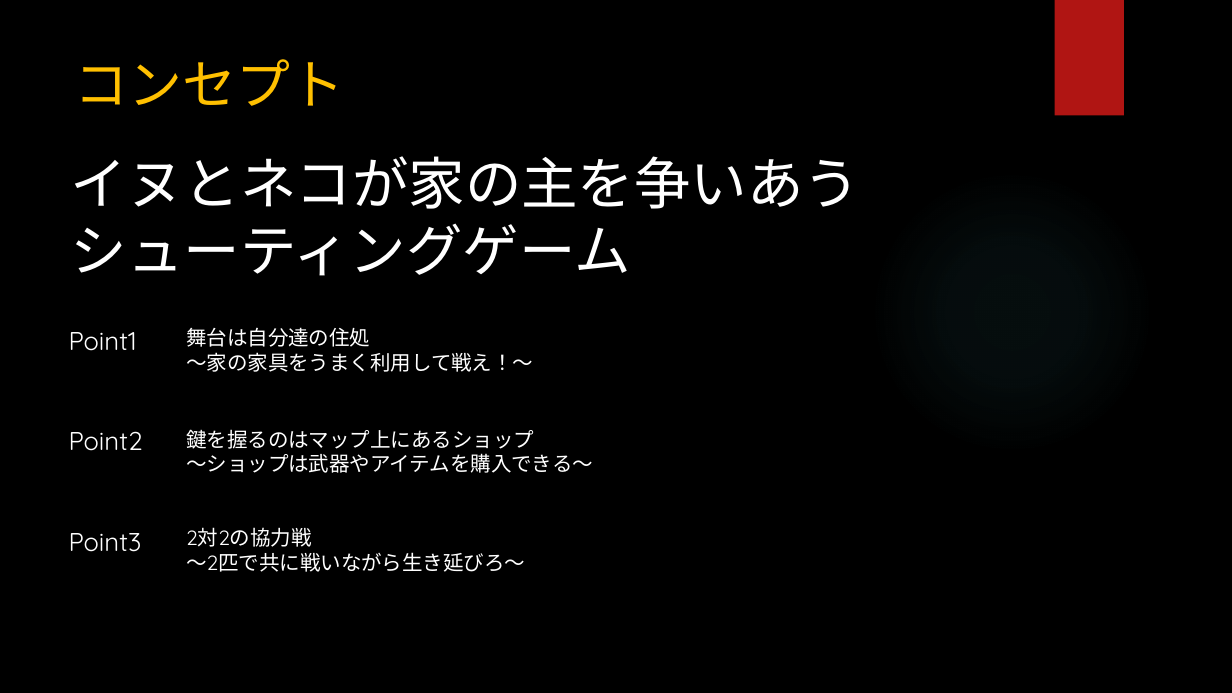
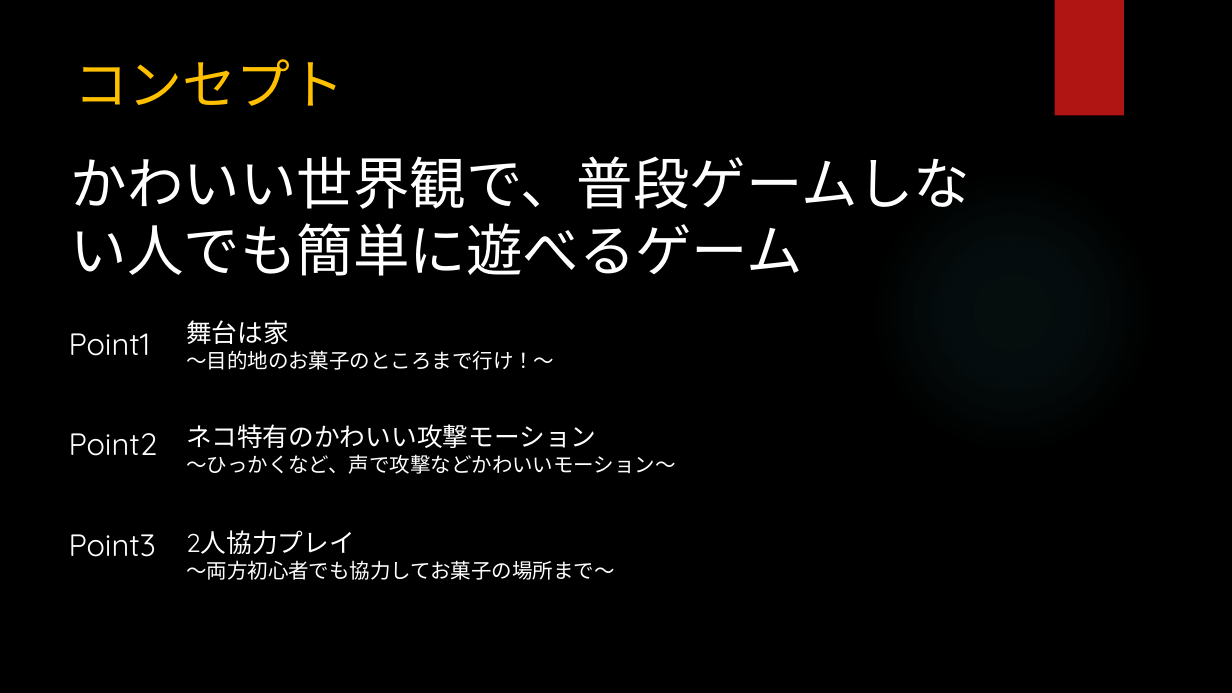
Before and after one commit to ayanokudo/okashi_222, a slide deck: slide 4 of schedule/チーム企画書.pptx (slide 3 before the commit). Drawn at 1232x693 pixels with LibreOffice and Linux fonts; fonts in the diff are those of the drawing; background and template pictures are left out. Boxes give left, top, right and bottom in pixels: in the first picture for what was removed or moved away, otherwise in the second. Text is boxed around its words. In the diff, an @@ line names an element or a change of style, - is before the commit and + after.

```diff
--- a/schedule/チーム企画書.pptx
+++ b/schedule/チーム企画書.pptx
@@ text at [71,156,970,276]: text changed @@
-イヌとネコが家の主を争いあうシューティングゲーム
+かわいい世界観で、普段ゲームしない人でも簡単に遊べるゲーム
@@ text at [186,320,554,370]: text changed @@
-舞台は自分達の住処
-～家の家具をうまく利用して戦え！～
+舞台は家
+～目的地のお菓子のところまで行け！～
@@ text at [186,424,676,474]: text changed @@
-鍵を握るのはマップ上にあるショップ
-～ショップは武器やアイテムを購入できる～
+ネコ特有のかわいい攻撃モーション
+～ひっかくなど、声で攻撃などかわいいモーション～
@@ size 20 to 24 pt in 3 elements at [69,333,150,356], [69,433,158,456], [69,534,156,557] @@
@@ text at [186,530,614,580]: text changed @@
-2対2の協力戦
-～2匹で共に戦いながら生き延びろ～
+2人協力プレイ
+～両方初心者でも協力してお菓子の場所まで～
```
Also in this commit, not shown: 2 other slides changed, 1 slide added, 1 other file.
